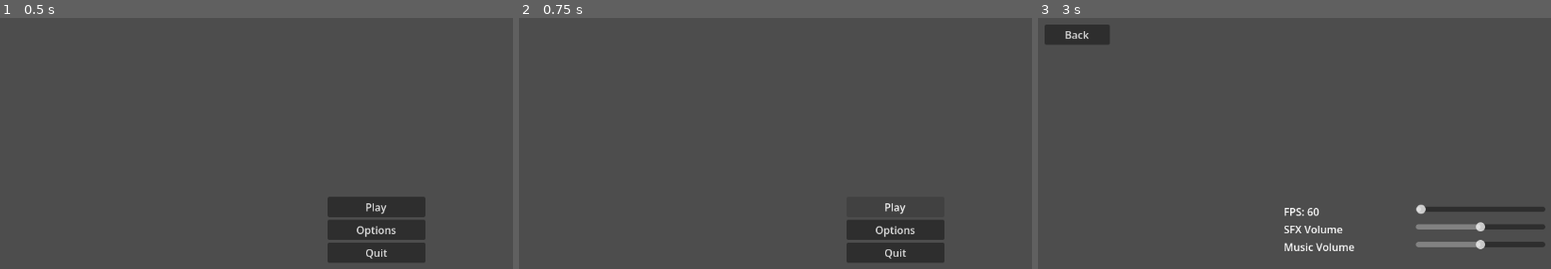
Above: before the commit, frames 1-3 (left to right).
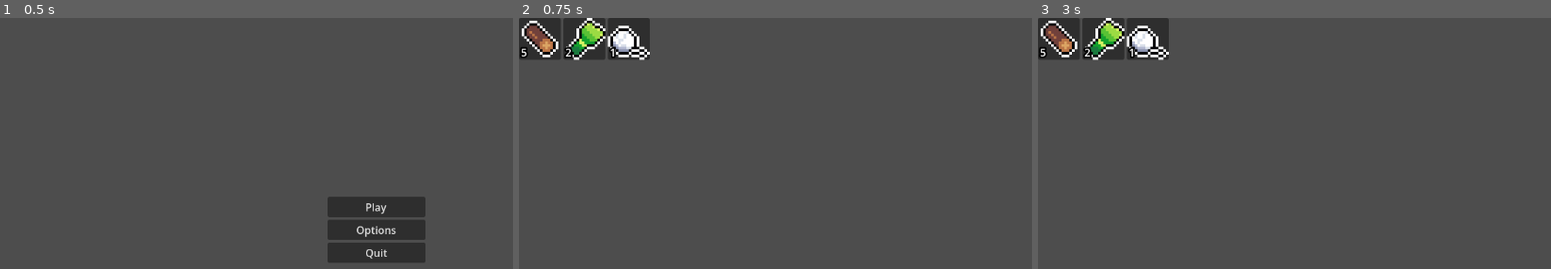
Above: after the commit, the same moments.

Repository: PeterCodesSoftware/Brainless-Jam-2
Game: Godot game, scene res://menus/main/main.tscn
Two runs of this game, one before a commit and one after it. Both use one fixed random seed, a clock stepped at 60 frames per second and the inputs below. Sound files missing from this copy of the repository are replaced by a short silence.
Inputs (mouse positions are in pixels of both pictures, inside the frame that each line leads up to):
- Up to frame 1 (0.5 s): no input
- Up to frame 2 (0.75 s): click "Play" at 0.5 s
- Up to frame 3 (3 s): click (1412, 206) at 1.25 s, where only the run before the commit has a clickable "Play"; click (1412, 206) at 2 s, where only the run before the commit has a clickable "Play"; click (1412, 228) at 2.75 s, where only the run before the commit has a clickable "Options"

Frame 1 is identical in both runs. In frame 2, 6.9% of the frame differs, in the area x 0-83%, y 0-98%; in frame 3, 5.7%.

Commit message:
new items

Diff:
--- /dev/null
+++ b/game/game.gd
@@ -0,0 +1,38 @@
+extends Control
+
+@onready var inventory_container: GridContainer = %InventoryContainer
+
+const ITEM_SLOT = preload("uid://c2jmlhx0po8ey")
+
+@export var inventory: Dictionary[Item, int] = {}
+
+func _ready() -> void:
+	for item: Item in inventory.keys():
+		create_slot(item, inventory[item])
+
+func create_slot(item: Item, starting_amount: int) -> void:
+	var item_slot: ItemSlot = ITEM_SLOT.instantiate()
+	item_slot.item = item
+	item_slot.amount = starting_amount
+	inventory_container.add_child(item_slot)
+
+func _on_search_text_changed(new_text: String) -> void:
+	var item_slots: Array[Node] = inventory_container.get_children()
+	new_text = new_text.to_lower()
+	for item_slot: ItemSlot in item_slots:
+		item_slot.visible = item_slot.item.name.to_lower().substr(0, new_text.length()) == new_text
+
+func sort_item_slots(sort_func: Callable) -> void:
+	var item_slots: Array[Node] = inventory_container.get_children()
+	item_slots.sort_custom(sort_func)
+	for item_slot in item_slots:
+		inventory_container.move_child(item_slot, inventory_container.get_child_count() - 1)
+
+func sort_alphabetical(a: ItemSlot, b: ItemSlot) -> bool:
+	return a.item.name.casecmp_to(b.item.name) < 0
+
+func sort_amount(a: ItemSlot, b: ItemSlot) -> bool:
+	if a.amount == b.amount:
+		return sort_alphabetical(a, b)
+	else:
+		return a.amount < b.amount
--- a/game/game.tscn
+++ b/game/game.tscn
@@ -1,4 +1,10 @@
 [gd_scene format=3 uid="uid://xge5yncj1mr3"]
+
+[ext_resource type="Script" uid="uid://b8n0shuomaav1" path="res://game/game.gd" id="1_l1rk1"]
+[ext_resource type="Script" uid="uid://c6sos7llv4wlj" path="res://game/item/item.gd" id="2_dxrkv"]
+[ext_resource type="Resource" uid="uid://rak3lenfmhta" path="res://game/item/items/log.tres" id="3_dakft"]
+[ext_resource type="Resource" uid="uid://dnw2c4tjih0uf" path="res://game/item/items/fiber.tres" id="4_u5opy"]
+[ext_resource type="Resource" uid="uid://ny4b3mex553c" path="res://game/item/items/string.tres" id="5_y36n6"]
 
 [node name="Game" type="Control" unique_id=1507593514]
 layout_mode = 3
@@ -7,8 +13,19 @@
 anchor_bottom = 1.0
 grow_horizontal = 2
 grow_vertical = 2
+script = ExtResource("1_l1rk1")
+inventory = Dictionary[ExtResource("2_dxrkv"), int]({
+ExtResource("3_dakft"): 5,
+ExtResource("4_u5opy"): 2,
+ExtResource("5_y36n6"): 1
+})
 
-[node name="Inventory" type="GridContainer" parent="." unique_id=41238760]
-layout_mode = 0
-offset_right = 40.0
-offset_bottom = 40.0
+[node name="InventoryContainer" type="GridContainer" parent="." unique_id=41238760]
+unique_name_in_owner = true
+layout_mode = 1
+anchors_preset = 15
+anchor_right = 1.0
+anchor_bottom = 1.0
+grow_horizontal = 2
+grow_vertical = 2
+columns = 20
--- /dev/null
+++ b/game/item/item_slot.gd
@@ -0,0 +1,15 @@
+class_name ItemSlot
+extends PanelContainer
+
+@onready var label: Label = $MarginContainer/Label
+
+var item: Item
+var amount: int
+
+func _ready() -> void:
+	if not item:
+		push_error("item not given to slot")
+		return
+
+	$TextureRect.texture = item.texture
+	label.text = str(amount)
--- /dev/null
+++ b/game/item/item_slot.tscn
@@ -0,0 +1,24 @@
+[gd_scene format=3 uid="uid://c2jmlhx0po8ey"]
+
+[ext_resource type="Script" uid="uid://dcmra8ajgjlnr" path="res://game/item/item_slot.gd" id="1_rles1"]
+
+[sub_resource type="LabelSettings" id="LabelSettings_dxrkv"]
+outline_size = 10
+outline_color = Color(0, 0, 0, 1)
+
+[node name="ItemSlot" type="PanelContainer" unique_id=627710977]
+custom_minimum_size = Vector2(64, 64)
+script = ExtResource("1_rles1")
+
+[node name="TextureRect" type="TextureRect" parent="." unique_id=535507168]
+layout_mode = 2
+
+[node name="MarginContainer" type="MarginContainer" parent="." unique_id=2001435099]
+layout_mode = 2
+theme_override_constants/margin_left = 3
+
+[node name="Label" type="Label" parent="MarginContainer" unique_id=1829722004]
+layout_mode = 2
+size_flags_vertical = 1
+label_settings = SubResource("LabelSettings_dxrkv")
+vertical_alignment = 2
--- /dev/null
+++ b/game/item/items/coal.tres
@@ -0,0 +1,13 @@
+[gd_resource type="Resource" script_class="Item" format=3 uid="uid://ky3wwnkyxr86"]
+
+[ext_resource type="Script" uid="uid://c6sos7llv4wlj" path="res://game/item/item.gd" id="1_cs5up"]
+[ext_resource type="Texture2D" uid="uid://bpiiklxnojhwb" path="res://game/item/brainless_jam_items.png" id="2_sciua"]
+
+[sub_resource type="AtlasTexture" id="AtlasTexture_xeoia"]
+atlas = ExtResource("2_sciua")
+region = Rect2(160, 0, 16, 16)
+
+[resource]
+script = ExtResource("1_cs5up")
+name = "Coal"
+texture = SubResource("AtlasTexture_xeoia")
--- /dev/null
+++ b/game/item/items/fiber.tres
@@ -0,0 +1,13 @@
+[gd_resource type="Resource" script_class="Item" format=3 uid="uid://dnw2c4tjih0uf"]
+
+[ext_resource type="Script" uid="uid://c6sos7llv4wlj" path="res://game/item/item.gd" id="1_is1yq"]
+[ext_resource type="Texture2D" uid="uid://bpiiklxnojhwb" path="res://game/item/brainless_jam_items.png" id="2_r5tuo"]
+
+[sub_resource type="AtlasTexture" id="AtlasTexture_v2pkf"]
+atlas = ExtResource("2_r5tuo")
+region = Rect2(48, 0, 16, 16)
+
+[resource]
+script = ExtResource("1_is1yq")
+name = "Fiber"
+texture = SubResource("AtlasTexture_v2pkf")
--- /dev/null
+++ b/game/item/items/gold_ingot.tres
@@ -0,0 +1,13 @@
+[gd_resource type="Resource" script_class="Item" format=3 uid="uid://dg3vao8knk84u"]
+
+[ext_resource type="Script" uid="uid://c6sos7llv4wlj" path="res://game/item/item.gd" id="1_tdtar"]
+[ext_resource type="Texture2D" uid="uid://bpiiklxnojhwb" path="res://game/item/brainless_jam_items.png" id="2_mhug2"]
+
+[sub_resource type="AtlasTexture" id="AtlasTexture_254gl"]
+atlas = ExtResource("2_mhug2")
+region = Rect2(144, 0, 16, 16)
+
+[resource]
+script = ExtResource("1_tdtar")
+name = "Gold Ingot"
+texture = SubResource("AtlasTexture_254gl")
--- /dev/null
+++ b/game/item/items/iron_ingot.tres
@@ -0,0 +1,13 @@
+[gd_resource type="Resource" script_class="Item" format=3 uid="uid://dy27scnjg46xp"]
+
+[ext_resource type="Script" uid="uid://c6sos7llv4wlj" path="res://game/item/item.gd" id="1_tvlv0"]
+[ext_resource type="Texture2D" uid="uid://bpiiklxnojhwb" path="res://game/item/brainless_jam_items.png" id="2_ujv3s"]
+
+[sub_resource type="AtlasTexture" id="AtlasTexture_txo3l"]
+atlas = ExtResource("2_ujv3s")
+region = Rect2(128, 0, 16, 16)
+
+[resource]
+script = ExtResource("1_tvlv0")
+name = "Iron Ingot"
+texture = SubResource("AtlasTexture_txo3l")
--- /dev/null
+++ b/game/item/items/log.tres
@@ -0,0 +1,13 @@
+[gd_resource type="Resource" script_class="Item" format=3 uid="uid://rak3lenfmhta"]
+
+[ext_resource type="Script" uid="uid://c6sos7llv4wlj" path="res://game/item/item.gd" id="1_4i61c"]
+[ext_resource type="Texture2D" uid="uid://bpiiklxnojhwb" path="res://game/item/brainless_jam_items.png" id="2_w73mo"]
+
+[sub_resource type="AtlasTexture" id="AtlasTexture_hafqs"]
+atlas = ExtResource("2_w73mo")
+region = Rect2(0, 0, 16, 16)
+
+[resource]
+script = ExtResource("1_4i61c")
+name = "Log"
+texture = SubResource("AtlasTexture_hafqs")
--- /dev/null
+++ b/game/item/items/plank.tres
@@ -0,0 +1,13 @@
+[gd_resource type="Resource" script_class="Item" format=3 uid="uid://bj7ifqmgralg8"]
+
+[ext_resource type="Script" uid="uid://c6sos7llv4wlj" path="res://game/item/item.gd" id="1_puydn"]
+[ext_resource type="Texture2D" uid="uid://bpiiklxnojhwb" path="res://game/item/brainless_jam_items.png" id="2_cgg8e"]
+
+[sub_resource type="AtlasTexture" id="AtlasTexture_0rkhw"]
+atlas = ExtResource("2_cgg8e")
+region = Rect2(32, 0, 16, 16)
+
+[resource]
+script = ExtResource("1_puydn")
+name = "Plank"
+texture = SubResource("AtlasTexture_0rkhw")
--- /dev/null
+++ b/game/item/items/raw_gold.tres
@@ -0,0 +1,13 @@
+[gd_resource type="Resource" script_class="Item" format=3 uid="uid://dhsqxl0t88m3x"]
+
+[ext_resource type="Script" uid="uid://c6sos7llv4wlj" path="res://game/item/item.gd" id="1_ikqrf"]
+[ext_resource type="Texture2D" uid="uid://bpiiklxnojhwb" path="res://game/item/brainless_jam_items.png" id="2_qsf2w"]
+
+[sub_resource type="AtlasTexture" id="AtlasTexture_prf7x"]
+atlas = ExtResource("2_qsf2w")
+region = Rect2(112, 0, 16, 16)
+
+[resource]
+script = ExtResource("1_ikqrf")
+name = "Raw Gold"
+texture = SubResource("AtlasTexture_prf7x")
--- /dev/null
+++ b/game/item/items/raw_iron.tres
@@ -0,0 +1,13 @@
+[gd_resource type="Resource" script_class="Item" format=3 uid="uid://cgls8hpy0jhjs"]
+
+[ext_resource type="Script" uid="uid://c6sos7llv4wlj" path="res://game/item/item.gd" id="1_8tlad"]
+[ext_resource type="Texture2D" uid="uid://bpiiklxnojhwb" path="res://game/item/brainless_jam_items.png" id="2_astix"]
+
+[sub_resource type="AtlasTexture" id="AtlasTexture_7372k"]
+atlas = ExtResource("2_astix")
+region = Rect2(96, 0, 16, 16)
+
+[resource]
+script = ExtResource("1_8tlad")
+name = "Raw Iron"
+texture = SubResource("AtlasTexture_7372k")
--- /dev/null
+++ b/game/item/items/rock.tres
@@ -0,0 +1,13 @@
+[gd_resource type="Resource" script_class="Item" format=3 uid="uid://b6krh0fkcq45w"]
+
+[ext_resource type="Script" uid="uid://c6sos7llv4wlj" path="res://game/item/item.gd" id="1_7etqi"]
+[ext_resource type="Texture2D" uid="uid://bpiiklxnojhwb" path="res://game/item/brainless_jam_items.png" id="2_lp0oq"]
+
+[sub_resource type="AtlasTexture" id="AtlasTexture_tgjdk"]
+atlas = ExtResource("2_lp0oq")
+region = Rect2(80, 0, 16, 16)
+
+[resource]
+script = ExtResource("1_7etqi")
+name = "Rock"
+texture = SubResource("AtlasTexture_tgjdk")
--- /dev/null
+++ b/game/item/items/stick.tres
@@ -0,0 +1,13 @@
+[gd_resource type="Resource" script_class="Item" format=3 uid="uid://c2il1om33vttt"]
+
+[ext_resource type="Script" uid="uid://c6sos7llv4wlj" path="res://game/item/item.gd" id="1_3powg"]
+[ext_resource type="Texture2D" uid="uid://bpiiklxnojhwb" path="res://game/item/brainless_jam_items.png" id="2_u2jq0"]
+
+[sub_resource type="AtlasTexture" id="AtlasTexture_mk0jf"]
+atlas = ExtResource("2_u2jq0")
+region = Rect2(16, 0, 16, 16)
+
+[resource]
+script = ExtResource("1_3powg")
+name = "Stick"
+texture = SubResource("AtlasTexture_mk0jf")
--- /dev/null
+++ b/game/item/items/string.tres
@@ -0,0 +1,13 @@
+[gd_resource type="Resource" script_class="Item" format=3 uid="uid://ny4b3mex553c"]
+
+[ext_resource type="Script" uid="uid://c6sos7llv4wlj" path="res://game/item/item.gd" id="1_6livr"]
+[ext_resource type="Texture2D" uid="uid://bpiiklxnojhwb" path="res://game/item/brainless_jam_items.png" id="2_tviex"]
+
+[sub_resource type="AtlasTexture" id="AtlasTexture_76o00"]
+atlas = ExtResource("2_tviex")
+region = Rect2(64, 0, 16, 16)
+
+[resource]
+script = ExtResource("1_6livr")
+name = "String"
+texture = SubResource("AtlasTexture_76o00")
--- a/item/items/coal.tres
+++ /dev/null
@@ -1,12 +0,0 @@
-[gd_resource type="Resource" script_class="Item" format=3 uid="uid://ky3wwnkyxr86"]
-
-[ext_resource type="Script" uid="uid://c6sos7llv4wlj" path="res://item/item.gd" id="1_s5vgr"]
-[ext_resource type="Texture2D" uid="uid://bpiiklxnojhwb" path="res://item/brainless_jam_items.png" id="2_ryk4c"]
-
-[sub_resource type="AtlasTexture" id="AtlasTexture_xeoia"]
-atlas = ExtResource("2_ryk4c")
-
-[resource]
-script = ExtResource("1_s5vgr")
-name = "Coal"
-texture = SubResource("AtlasTexture_xeoia")
--- a/item/items/fiber.tres
+++ /dev/null
@@ -1,12 +0,0 @@
-[gd_resource type="Resource" script_class="Item" format=3 uid="uid://dnw2c4tjih0uf"]
-
-[ext_resource type="Script" uid="uid://c6sos7llv4wlj" path="res://item/item.gd" id="1_n1rts"]
-[ext_resource type="Texture2D" uid="uid://bpiiklxnojhwb" path="res://item/brainless_jam_items.png" id="2_pol3t"]
-
-[sub_resource type="AtlasTexture" id="AtlasTexture_v2pkf"]
-atlas = ExtResource("2_pol3t")
-
-[resource]
-script = ExtResource("1_n1rts")
-name = "Fiber"
-texture = SubResource("AtlasTexture_v2pkf")
--- a/item/items/gold_ingot.tres
+++ /dev/null
@@ -1,12 +0,0 @@
-[gd_resource type="Resource" script_class="Item" format=3 uid="uid://dg3vao8knk84u"]
-
-[ext_resource type="Script" uid="uid://c6sos7llv4wlj" path="res://item/item.gd" id="1_ffeyf"]
-[ext_resource type="Texture2D" uid="uid://bpiiklxnojhwb" path="res://item/brainless_jam_items.png" id="2_e30b2"]
-
-[sub_resource type="AtlasTexture" id="AtlasTexture_254gl"]
-atlas = ExtResource("2_e30b2")
-
-[resource]
-script = ExtResource("1_ffeyf")
-name = "Gold Ingot"
-texture = SubResource("AtlasTexture_254gl")
--- a/item/items/iron_ingot.tres
+++ /dev/null
@@ -1,12 +0,0 @@
-[gd_resource type="Resource" script_class="Item" format=3 uid="uid://dy27scnjg46xp"]
-
-[ext_resource type="Script" uid="uid://c6sos7llv4wlj" path="res://item/item.gd" id="1_b6vdx"]
-[ext_resource type="Texture2D" uid="uid://bpiiklxnojhwb" path="res://item/brainless_jam_items.png" id="2_vewhc"]
-
-[sub_resource type="AtlasTexture" id="AtlasTexture_txo3l"]
-atlas = ExtResource("2_vewhc")
-
-[resource]
-script = ExtResource("1_b6vdx")
-name = "Iron Ingot"
-texture = SubResource("AtlasTexture_txo3l")
--- a/item/items/log.tres
+++ /dev/null
@@ -1,12 +0,0 @@
-[gd_resource type="Resource" script_class="Item" format=3 uid="uid://rak3lenfmhta"]
-
-[ext_resource type="Script" uid="uid://c6sos7llv4wlj" path="res://item/item.gd" id="1_esrxp"]
-[ext_resource type="Texture2D" uid="uid://bpiiklxnojhwb" path="res://item/brainless_jam_items.png" id="2_3ryet"]
-
-[sub_resource type="AtlasTexture" id="AtlasTexture_hafqs"]
-atlas = ExtResource("2_3ryet")
-
-[resource]
-script = ExtResource("1_esrxp")
-name = "Log"
-texture = SubResource("AtlasTexture_hafqs")
--- a/item/items/plank.tres
+++ /dev/null
@@ -1,12 +0,0 @@
-[gd_resource type="Resource" script_class="Item" format=3 uid="uid://bj7ifqmgralg8"]
-
-[ext_resource type="Script" uid="uid://c6sos7llv4wlj" path="res://item/item.gd" id="1_ydpmv"]
-[ext_resource type="Texture2D" uid="uid://bpiiklxnojhwb" path="res://item/brainless_jam_items.png" id="2_r78ey"]
-
-[sub_resource type="AtlasTexture" id="AtlasTexture_0rkhw"]
-atlas = ExtResource("2_r78ey")
-
-[resource]
-script = ExtResource("1_ydpmv")
-name = "Plank"
-texture = SubResource("AtlasTexture_0rkhw")
--- a/item/items/raw_gold.tres
+++ /dev/null
@@ -1,12 +0,0 @@
-[gd_resource type="Resource" script_class="Item" format=3 uid="uid://dhsqxl0t88m3x"]
-
-[ext_resource type="Script" uid="uid://c6sos7llv4wlj" path="res://item/item.gd" id="1_1ntxs"]
-[ext_resource type="Texture2D" uid="uid://bpiiklxnojhwb" path="res://item/brainless_jam_items.png" id="2_cbkxa"]
-
-[sub_resource type="AtlasTexture" id="AtlasTexture_prf7x"]
-atlas = ExtResource("2_cbkxa")
-
-[resource]
-script = ExtResource("1_1ntxs")
-name = "Raw Gold"
-texture = SubResource("AtlasTexture_prf7x")
--- a/item/items/raw_iron.tres
+++ /dev/null
@@ -1,12 +0,0 @@
-[gd_resource type="Resource" script_class="Item" format=3 uid="uid://cgls8hpy0jhjs"]
-
-[ext_resource type="Script" uid="uid://c6sos7llv4wlj" path="res://item/item.gd" id="1_anpok"]
-[ext_resource type="Texture2D" uid="uid://bpiiklxnojhwb" path="res://item/brainless_jam_items.png" id="2_glgki"]
-
-[sub_resource type="AtlasTexture" id="AtlasTexture_7372k"]
-atlas = ExtResource("2_glgki")
-
-[resource]
-script = ExtResource("1_anpok")
-name = "Raw Iron"
-texture = SubResource("AtlasTexture_7372k")
--- a/item/items/rock.tres
+++ /dev/null
@@ -1,12 +0,0 @@
-[gd_resource type="Resource" script_class="Item" format=3 uid="uid://b6krh0fkcq45w"]
-
-[ext_resource type="Script" uid="uid://c6sos7llv4wlj" path="res://item/item.gd" id="1_y5fpv"]
-[ext_resource type="Texture2D" uid="uid://bpiiklxnojhwb" path="res://item/brainless_jam_items.png" id="2_8cxnj"]
-
-[sub_resource type="AtlasTexture" id="AtlasTexture_tgjdk"]
-atlas = ExtResource("2_8cxnj")
-
-[resource]
-script = ExtResource("1_y5fpv")
-name = "Rock"
-texture = SubResource("AtlasTexture_tgjdk")
--- a/item/items/stick.tres
+++ /dev/null
@@ -1,12 +0,0 @@
-[gd_resource type="Resource" script_class="Item" format=3 uid="uid://c2il1om33vttt"]
-
-[ext_resource type="Script" uid="uid://c6sos7llv4wlj" path="res://item/item.gd" id="1_b7udq"]
-[ext_resource type="Texture2D" uid="uid://bpiiklxnojhwb" path="res://item/brainless_jam_items.png" id="2_esdig"]
-
-[sub_resource type="AtlasTexture" id="AtlasTexture_mk0jf"]
-atlas = ExtResource("2_esdig")
-
-[resource]
-script = ExtResource("1_b7udq")
-name = "Stick"
-texture = SubResource("AtlasTexture_mk0jf")
--- a/item/items/string.tres
+++ /dev/null
@@ -1,12 +0,0 @@
-[gd_resource type="Resource" script_class="Item" format=3 uid="uid://ny4b3mex553c"]
-
-[ext_resource type="Script" uid="uid://c6sos7llv4wlj" path="res://item/item.gd" id="1_guk7g"]
-[ext_resource type="Texture2D" uid="uid://bpiiklxnojhwb" path="res://item/brainless_jam_items.png" id="2_8cprx"]
-
-[sub_resource type="AtlasTexture" id="AtlasTexture_76o00"]
-atlas = ExtResource("2_8cprx")
-
-[resource]
-script = ExtResource("1_guk7g")
-name = "String"
-texture = SubResource("AtlasTexture_76o00")
--- a/menus/main/main.gd
+++ b/menus/main/main.gd
@@ -1,7 +1,7 @@
 extends Control
 
 func _on_play_pressed() -> void:
-	pass # Replace with function body.
+	get_tree().change_scene_to_file("res://game/game.tscn")
 
 func _on_options_pressed() -> void:
 	get_tree().change_scene_to_file("res://menus/options/options.tscn")
--- a/project.godot
+++ b/project.godot
@@ -38,6 +38,7 @@
 
 [rendering]
 
+textures/canvas_textures/default_texture_filter=0
 rendering_device/driver.windows="d3d12"
 renderer/rendering_method="gl_compatibility"
 renderer/rendering_method.mobile="gl_compatibility"
Not shown, changed: addons/item_editor/item_editor.gd
Not shown, added: game/game.gd.uid
Binary file added: game/item/brainless_jam_items.png
Not shown, changed: game/item/brainless_jam_items.png.import
Renamed: item/item.gd -> game/item/item.gd
Renamed: item/item.gd.uid -> game/item/item.gd.uid
Not shown, added: game/item/item_slot.gd.uid
Binary file removed: item/brainless_jam_items.png
Not shown, added: game/game.tscn2713569970.tmp
Not shown, added: game/game.tscn2864117658.tmp
